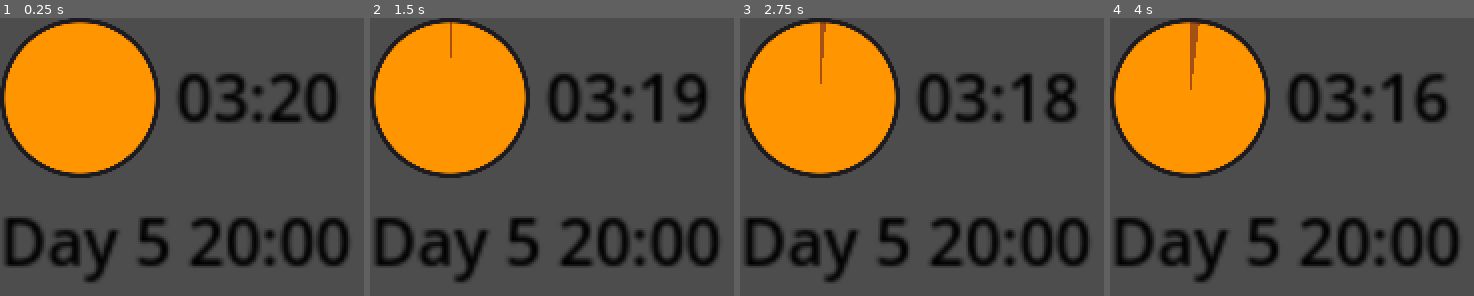
Above: before the commit, frames 1-4 (left to right).
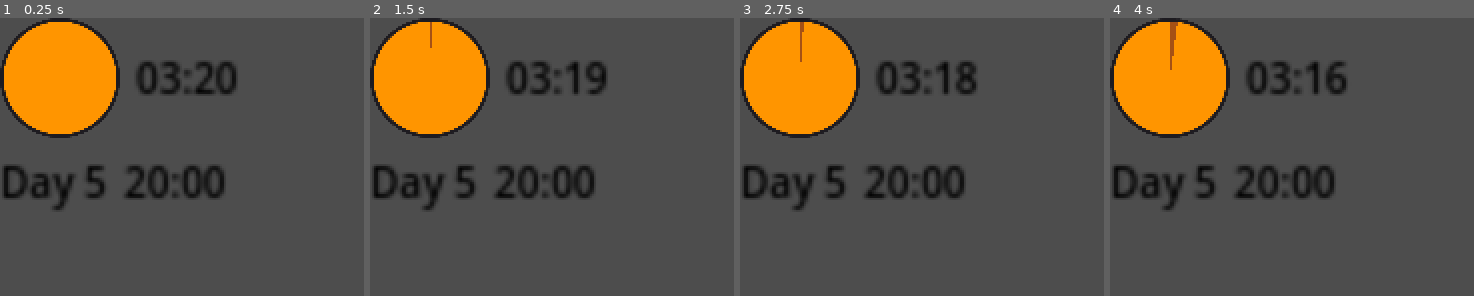
Above: after the commit, the same moments.

Repository: carabowes/Luscinia
Game: Godot game, scene res://Scenes/timer.tscn
Same seed, same stepped clock (60 frames per second), same inputs: the game is played once before the commit and once after it.
Inputs (mouse positions are in pixels of both pictures, inside the frame that each line leads up to):
- Up to frame 1 (0.25 s): no input
- Up to frame 2 (1.5 s): tap Enter at 0.5 s; move the mouse to (outside the picture) at 0.52 s; press the mouse at (outside the picture) at 0.53 s; hold D 0.53-1.25 s; release the mouse at (outside the picture) at 1.25 s; tap Space at 1.25 s; drag from (outside the picture) to (outside the picture) at 1.27 s
- Up to frame 3 (2.75 s): move the mouse to (outside the picture) at 2.02 s; press the mouse at (outside the picture) at 2.03 s; hold D from 2.03 s (still down)
- Up to frame 4 (4 s): release D at 2.75 s; release the mouse at (outside the picture) at 2.75 s; tap Enter at 2.75 s; drag from (outside the picture) to (outside the picture) at 2.77 s; tap Space at 3.5 s; move the mouse to (outside the picture) at 3.52 s; press the mouse at (outside the picture) at 3.53 s; hold A from 3.53 s (still down)

The runs differ from the first frame. In frame 1, 26% of the frame differs, in the area x 0-97%, y 0-95%; in frame 2, 26%; in frame 3, 26%; in frame 4, 26%.

Commit message:
Made Timer smaller to fit UI better
Refs #65

Timer was a little big and there was not going to be space for resources
so made it a little smaller for the time being.

Diff:
--- a/luscinia/Scenes/timer.tscn
+++ b/luscinia/Scenes/timer.tscn
@@ -18,6 +18,7 @@
 scale = Vector2(2, 2)
 size_flags_horizontal = 3
 size_flags_vertical = 0
+mouse_filter = 2
 script = ExtResource("1_jafkr")
 
 [node name="TimerVBox" type="VBoxContainer" parent="."]
@@ -31,7 +32,7 @@
 layout_mode = 2
 
 [node name="AspectRatioContainer" type="AspectRatioContainer" parent="TimerVBox/TimerHBox"]
-custom_minimum_size = Vector2(40, 40)
+custom_minimum_size = Vector2(30, 30)
 layout_mode = 2
 size_flags_horizontal = 0
 stretch_mode = 0
@@ -56,6 +57,7 @@
 layout_mode = 2
 size_flags_horizontal = 2
 theme_override_colors/font_color = Color(0, 0, 0, 1)
+theme_override_font_sizes/font_size = 10
 text = "02:13"
 
 [node name="GameTimeHBox" type="HBoxContainer" parent="TimerVBox"]
@@ -64,11 +66,13 @@
 [node name="DayLabel" type="Label" parent="TimerVBox/GameTimeHBox"]
 layout_mode = 2
 theme_override_colors/font_color = Color(0, 0, 0, 1)
+theme_override_font_sizes/font_size = 10
 text = "Day 5"
 
 [node name="ClockLabel" type="Label" parent="TimerVBox/GameTimeHBox"]
 layout_mode = 2
 theme_override_colors/font_color = Color(0, 0, 0, 1)
+theme_override_font_sizes/font_size = 10
 text = "20:00"
 
 [node name="EventPopup" type="Popup" parent="TimerVBox"]
--- a/luscinia/main.tscn
+++ b/luscinia/main.tscn
@@ -26,7 +26,6 @@
 
 [node name="Timer" parent="." instance=ExtResource("2_5mpic")]
 layout_mode = 1
-mouse_filter = 2
 
 [node name="Navbar" parent="." instance=ExtResource("5_5vcs1")]
 layout_mode = 1
